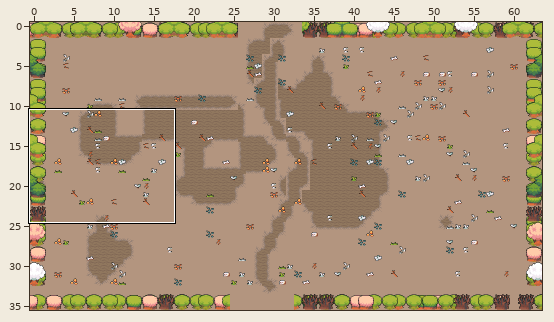
One commit to this Tiled map: game/assets/resources/data/levels/chapter-3/room-12.tmx. The picture above shows the old version from afar; the outline marks the close-up.
Close-up. Earlier state:
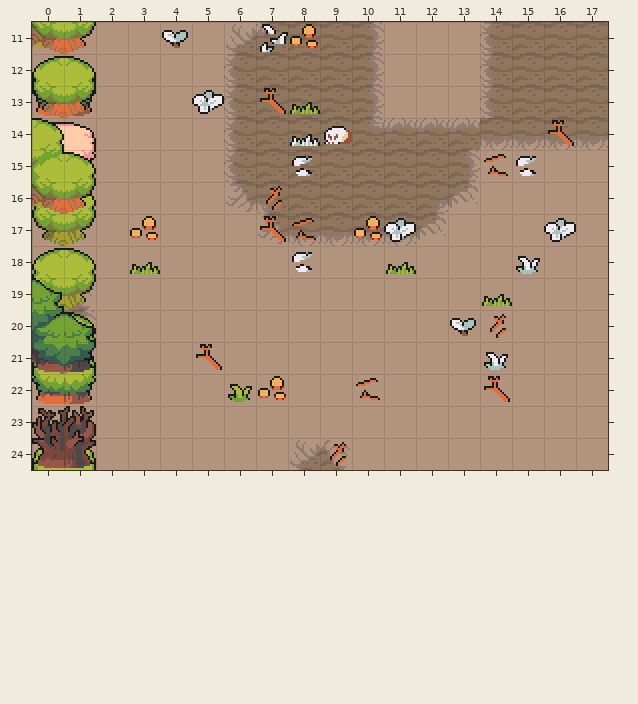
Cells are 16x16 px. Shown: x 0..17, y 11..24. The commit also changed other parts of the map, which this record leaves out.
After the commit:
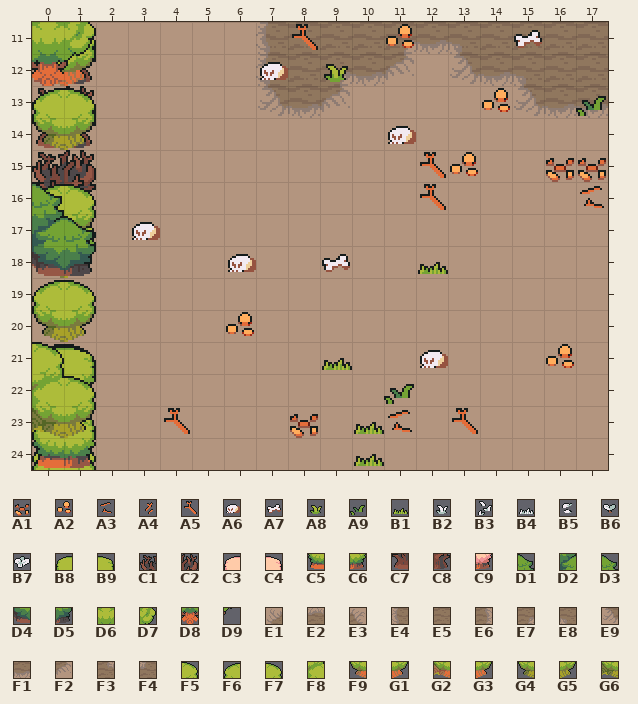
Key: from "floordetail": A1 1, A2 4, A3 5, A4 6, A5 7, A6 13, A7 14, A8 32, A9 34, B1 35, B2 48, B3 49, B4 51, B5 52, B6 54, B7 55; from "nature": B8 0, B9 1, C1 4, C2 5, C3 14, C4 15, C5 24, C6 25, C7 28, C8 29, C9 39, D1 50, D2 74, D3 75, D4 98, D5 99, D6 460, D7 461, D8 484, D9 485; from "tilefloor": E1 319, E2 320, E3 321, E4 341, E5 342, E6 343, E7 346, E8 347, E9 363, F1 364, F2 365, F3 368, F4 369; from "village": F5 122, F6 124, F7 125, F8 142, F9 144, G1 145, G2 162, G3 163, G4 204, G5 205, G6 222.
__ is an empty cell, ## one hidden under a higher layer, .. an unchanged one.
The exact change:
--- layer "ground"
@@ x 6..17 @@
-11 E1 F4 .. .. E6 __ __ __ E4 .. .. ..
-12 E4 E5 .. E5 E6 __ .. __ E4 E5 .. ..
-13 E4 E5 E5 E5 E6 .. .. .. E4 E5 E5 E5
-14 E4 E5 E5 E5 F3 E2 E2 E2 F1 F1 F1 F1
-15 E4 E5 E5 E5 E5 E5 E5 E6 .. .. .. ..
-16 E9 E8 E5 E5 E5 E5 E7 F2 .. .. .. ..
-17 .. E9 F1 F1 F1 F1 F2 .. .. .. .. ..
+11 __ E4 .. .. E5 E7 F1 E8 E5 .. .. ..
+12 __ E4 .. E7 F1 F2 .. E9 F1 E8 .. ..
+13 __ E9 F1 F2 __ .. .. .. __ E9 F1 F1
+14 __ __ __ __ __ __ __ __ __ __ __ __
+15 __ __ __ __ __ __ __ __ .. .. .. ..
+16 __ __ __ __ __ __ __ __ .. .. .. ..
+17 .. __ __ __ __ __ __ .. .. .. .. ..
@@ x 0..1 @@
-19 E1 E3
-20 ## E6
-21 E9 F2
+19 __ __
+20 __ __
+21 __ __
@@ x 8..9 @@
-24 E1 E3
+24 __ __
--- layer "decor"
@@ x 3..17 @@
-11 .. B6 .. .. B3 A2 .. .. __ .. .. .. __ .. ..
-12 .. .. .. .. __ .. __ .. .. .. .. .. .. .. ..
-13 .. .. B7 .. A5 B1 .. .. .. .. .. __ .. .. __
-14 .. .. .. .. .. B4 A6 .. __ .. .. .. .. A5 ..
-15 .. .. .. .. .. B5 .. .. .. __ __ A3 B5 __ __
-16 .. .. .. .. A4 .. .. .. .. __ .. .. .. .. __
-17 A2 .. .. .. A5 A3 .. A2 B7 .. .. .. .. B7 ..
-18 B1 .. .. __ .. B5 __ .. B1 __ .. .. B2 .. ..
-19 .. .. .. .. .. .. .. .. .. .. .. B1 .. .. ..
-20 .. .. .. __ .. .. .. .. .. .. B6 A4 .. .. ..
-21 .. .. A5 .. .. .. __ .. .. __ .. B2 .. __ ..
-22 .. .. .. A8 A2 .. .. A3 __ .. .. A5 .. .. ..
-23 .. __ .. .. .. __ .. __ __ .. __ .. .. .. ..
-24 .. .. .. .. .. .. A4 __ .. .. .. .. .. .. ..
+11 .. __ .. .. __ A5 .. .. A2 .. .. .. A7 .. ..
+12 .. .. .. .. A6 .. A8 .. .. .. .. .. .. .. ..
+13 .. .. __ .. __ __ .. .. .. .. .. A2 .. .. A9
+14 .. .. .. .. .. __ __ .. A6 .. .. .. .. __ ..
+15 .. .. .. .. .. __ .. .. .. A5 A2 __ __ A1 A1
+16 .. .. .. .. __ .. .. .. .. A5 .. .. .. .. A3
+17 A6 .. .. .. __ __ .. __ __ .. .. .. .. __ ..
+18 __ .. .. A6 .. __ A7 .. __ B1 .. .. __ .. ..
+19 .. .. .. .. .. .. .. .. .. .. .. __ .. .. ..
+20 .. .. .. A2 .. .. .. .. .. .. __ __ .. .. ..
+21 .. .. __ .. .. .. B1 .. .. A6 .. __ .. A2 ..
+22 .. .. .. __ __ .. .. __ A9 .. .. __ .. .. ..
+23 .. A5 .. .. .. A1 .. B1 A3 .. A5 .. .. .. ..
+24 .. .. .. .. .. .. __ B1 .. .. .. .. .. .. ..
--- layer "border-back"
@@ x 0..1 @@
-11 .. __
-12 B8 B9
-13 C5 C6
-14 C3 C4
-15 ## C9
-16 F6 F7
-17 G4 G5
-18 F6 F7
-19 G4 G5
-20 __ __
-21 B8 B9
-22 C5 C6
+11 .. C2
+12 C7 C8
+13 C1 C2
+14 C7 C8
+15 C1 C2
+16 C7 C8
+17 ## F7
+18 G4 G5
+19 F6 F7
+20 F9 G1
+21 F6 F7
+22 ## G1
@@ x 0..1 @@
-24 B8 B9
+24 F6 F7
--- layer "border-mid"
@@ x 0..1 @@
-11 G4 G5
-12 F6 F7
-13 F9 G1
-14 __ __
-15 ## F7
-16 G4 G5
-17 .. __
-18 F6 F7
-19 G4 G5
-20 ## F7
-21 G4 G5
-22 .. __
-23 C1 C2
-24 C7 C8
+11 ## F7
+12 F9 G1
+13 F6 F7
+14 G4 G5
+15 __ __
+16 F6 F7
+17 .. G5
+18 __ __
+19 F6 F7
+20 G4 G5
+21 B8 B9
+22 .. C6
+23 B8 B9
+24 C5 C6
--- layer "border-front"
@@ x 0..1 @@
-11 G2 G3
-12 __ __
+11 D6 D7
+12 D8 D9
@@ x 0..1 @@
-14 F5 ..
-15 F8 F7
-16 G2 G3
-17 __ __
-18 __ __
-19 D1 ..
-20 D2 D3
-21 D4 D5
-22 __ __
-23 __ __
+14 __ ..
+15 __ __
+16 D1 __
+17 D2 D3
+18 D4 D5
+19 __ ..
+20 __ __
+21 F5 __
+22 F8 F7
+23 G6 G5
Changed places in both close-ups, as pixel boxes (x1, y1, x2, y2):
changed: (32, 22, 96, 470)
removed: (162, 30, 188, 48)
changed: (192, 22, 608, 470)
changed: (130, 216, 160, 274)
added: (164, 408, 190, 434)
